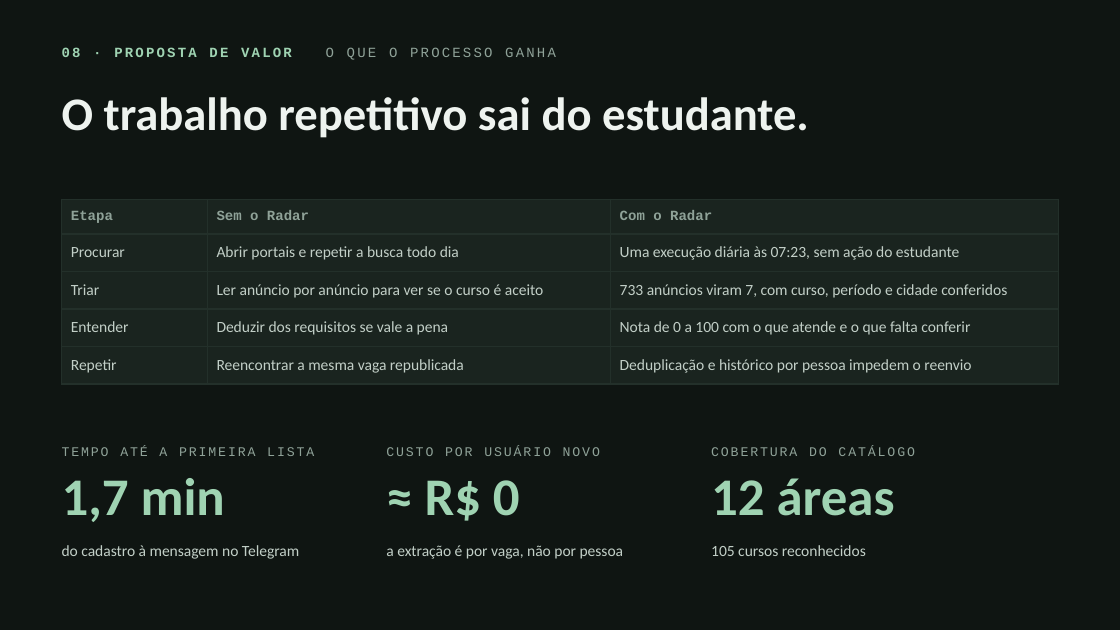
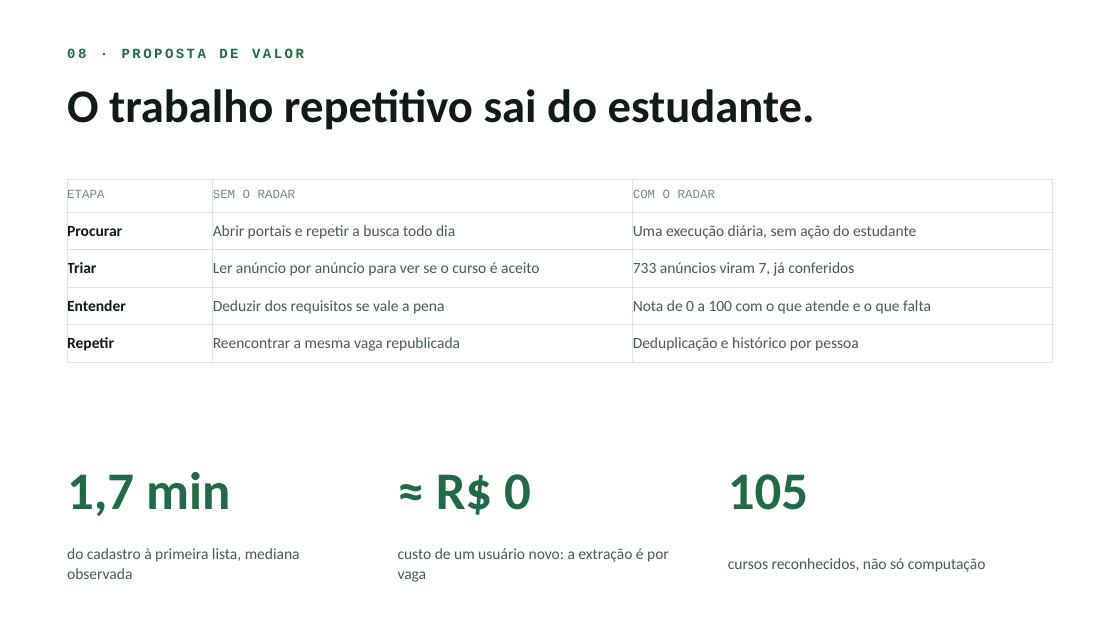
Before and after one commit to RadarEstagio/RadarEstagio, a slide deck: slide 8 of apresentacao/radar-de-estagio-pit.pptx. Drawn at 1120x630 pixels with LibreOffice and Linux fonts; fonts in the diff are those of the drawing. Boxes give left, top, right and bottom in pixels: in the first picture for what was removed or moved away, otherwise in the second. Text is boxed around its words. In the diff, an @@ line names an element or a change of style, - is before the commit and + after.

Commit message:
docs(apresentacao): refaz o pptx no tema claro, com notas do apresentador
Espelha o deck HTML: fundo branco, verde escuro como acento e o mesmo texto
enxuto. O que saiu dos slides foi para as notas de cada um, que é onde o
detalhe serve na hora de apresentar.

A altura do título passa a considerar a quebra de linha que o texto sofre na
largura do slide, não só as quebras escritas; sem isso o título de duas linhas
estourava a caixa. Mesma correção nos blocos e nas etapas do fluxo.

```diff
--- a/apresentacao/radar-de-estagio-pit.pptx
+++ b/apresentacao/radar-de-estagio-pit.pptx
@@ background #0F1512 to #FFFFFF @@
@@ text at (x1=67, y1=48, x2=304, y2=58): text changed; text colour #9FD3B2 to #1F6B45 @@
-08 · PROPOSTA DE VALOR O QUE O PROCESSO GANHA
+08 · PROPOSTA DE VALOR
@@ text "O trabalho repetitivo sai do ..." at (x1=67, y1=89, x2=815, y2=130): text colour #EEF3EF to #111A15; line spacing 0.92 to 0.95 @@
@@ table at (x1=67, y1=179, x2=1053, y2=355) @@
-row 1: Etapa | Sem o Radar | Com o Radar
+row 1: ETAPA | SEM O RADAR | COM O RADAR
-row 2, column 3: Uma execução diária às 07:23, sem ação do estudante
+row 2, column 3: Uma execução diária, sem ação do estudante
-row 3, column 3: 733 anúncios viram 7, com curso, período e cidade conferidos
+row 3, column 3: 733 anúncios viram 7, já conferidos
-row 4, column 3: Nota de 0 a 100 com o que atende e o que falta conferir
+row 4, column 3: Nota de 0 a 100 com o que atende e o que falta
-row 5, column 3: Deduplicação e histórico por pessoa impedem o reenvio
+row 5, column 3: Deduplicação e histórico por pessoa
@@ fill #1A241F to none in 15 cells @@
@@ text colour #C2CFC7 to #111A15, bold on in "Procurar", "Triar", "Entender", "Repetir" @@
@@ text colour #C2CFC7 to #4A5952 in "Abrir portais e repetir a busca todo ...", "Ler anúncio por anúncio para ver se ...", "Deduzir dos requisitos se vale a pena", "Reencontrar a mesma vaga republicada" @@
@@ borders changed @@
@@ table resized from (x1=62, y1=199, x2=1058, y2=377) to (x1=67, y1=179, x2=1053, y2=355) @@
@@ text removed at (x1=62, y1=447, x2=314, y2=456) @@
-TEMPO ATÉ A PRIMEIRA LISTA
@@ text removed at (x1=711, y1=447, x2=915, y2=456) @@
-COBERTURA DO CATÁLOGO
@@ text "1,7 min" at (x1=67, y1=472, x2=230, y2=516): text colour #9FD3B2 to #1F6B45 @@
@@ text "≈ R$ 0" at (x1=436, y1=474, x2=531, y2=515): text colour #9FD3B2 to #1F6B45 @@
@@ text "≈ R$ 0" moved from (x1=425, y1=480, x2=520, y2=521) to (x1=436, y1=474, x2=531, y2=515) @@
@@ text removed at (x1=711, y1=478, x2=895, y2=516) @@
-12 áreas
@@ text added at (x1=728, y1=474, x2=808, y2=510), 34 pt, text #1F6B45, bold @@
+105
@@ text at (x1=67, y1=548, x2=300, y2=579): text changed; text colour #C2CFC7 to #4A5952 @@
-do cadastro à mensagem no Telegram
+do cadastro à primeira lista, mediana observada
@@ text removed at (x1=386, y1=545, x2=624, y2=559) @@
-a extração é por vaga, não por pessoa
@@ text at (x1=398, y1=548, x2=669, y2=582): text changed; size 8.5 to 10 pt; font Courier New to Calibri; text colour #8FA298 to #4A5952 @@
-CUSTO POR USUÁRIO NOVO
+custo de um usuário novo: a extração é por vaga
@@ text at (x1=728, y1=558, x2=986, y2=572): text changed; text colour #C2CFC7 to #4A5952 @@
-105 cursos reconhecidos
+cursos reconhecidos, não só computação
```
Also in this commit, not shown: 9 other slides changed, 1 other file.
